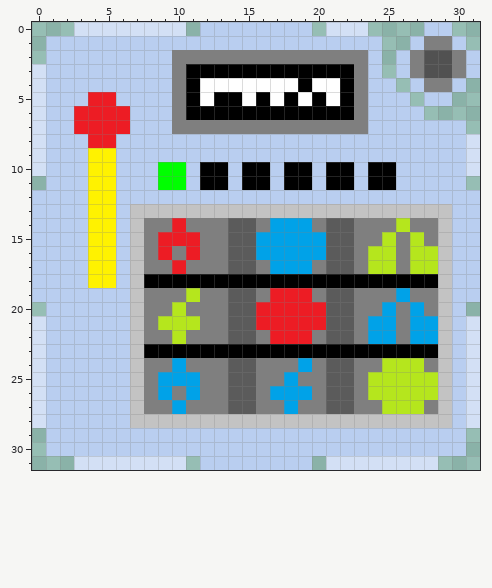
Two versions of one pixel-art sprite, Icons/Silly Slots.png. Above, as it was before the edit.
The file is 32x32 pixels. Colours within 5 levels of each other are drawn and written as one.
Once edited:
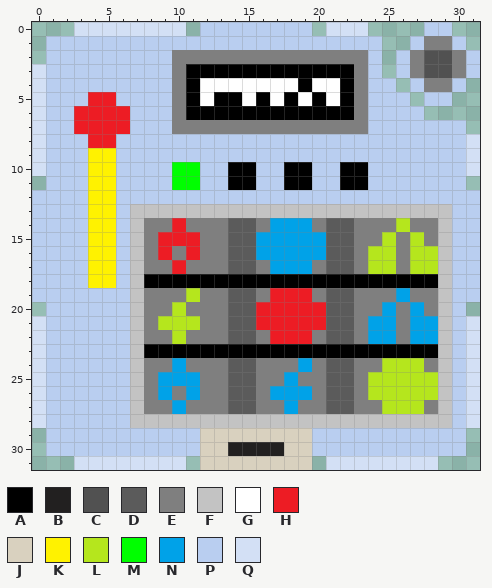
Palette (. is transparent): A #000000  B #222020  C #515151  D #5b5b5b  E #7f7f7f  F #c3c3c3  G #ffffff  H #ed1c24  J #d9d1bf  K #fff200  L #b5e61d  M #00ff00  N #00a2e8  P #b9cef0  Q #d3e0f5
Changes in this commit:
y 10..11: x 9 M -> P; x 11..14 PAAP -> MPPA; x 16 A -> P; x 21 A -> P; x 23..25 PAA -> APP
y 29: x 12..19 PPPPPPPP -> JJJJJJJJ
y 30: x 12..19 PPPPPPPP -> JJBBBBJJ
y 31: x 12..19 PPPPPPPP -> JJJJJJJJ
